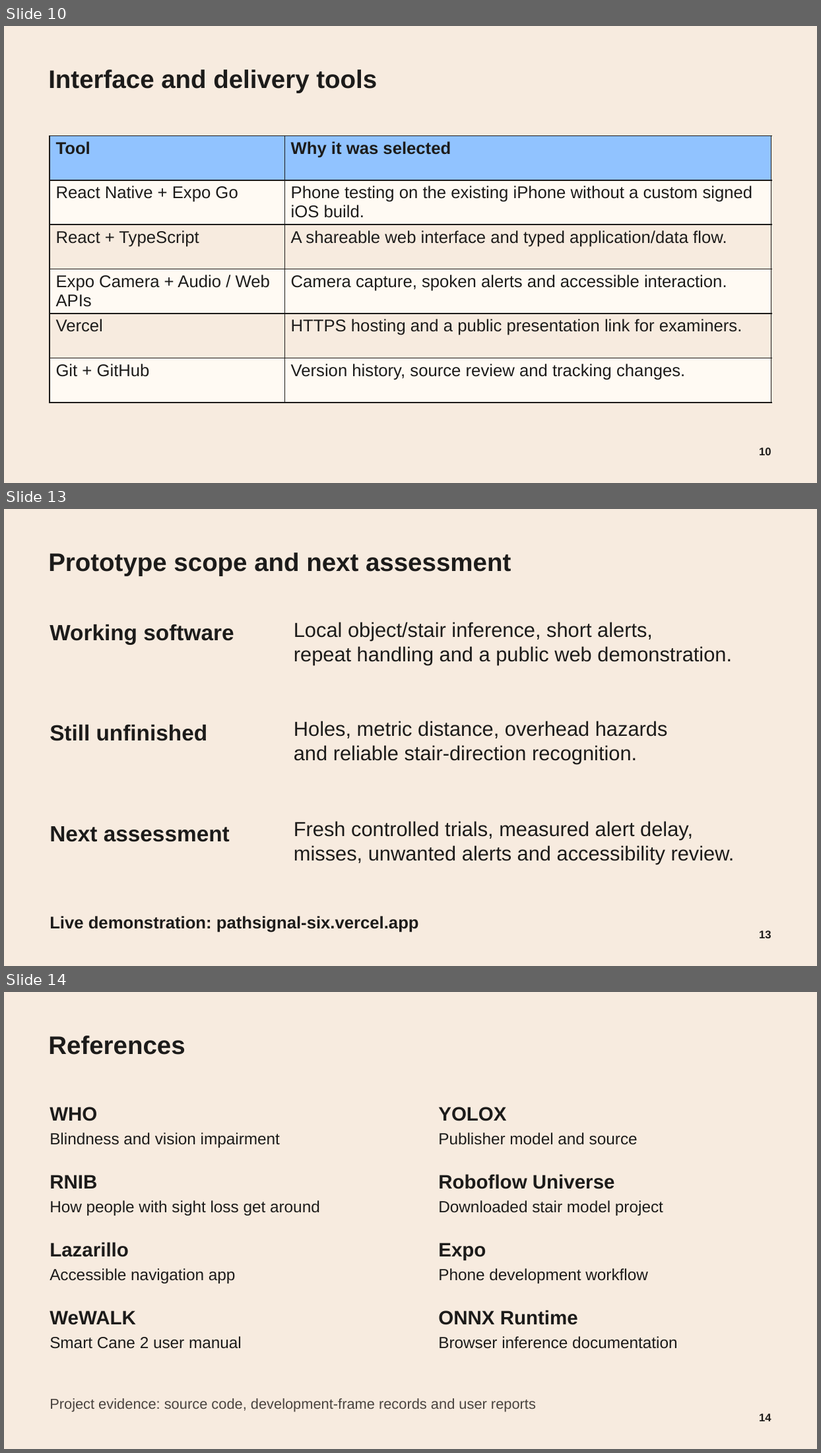
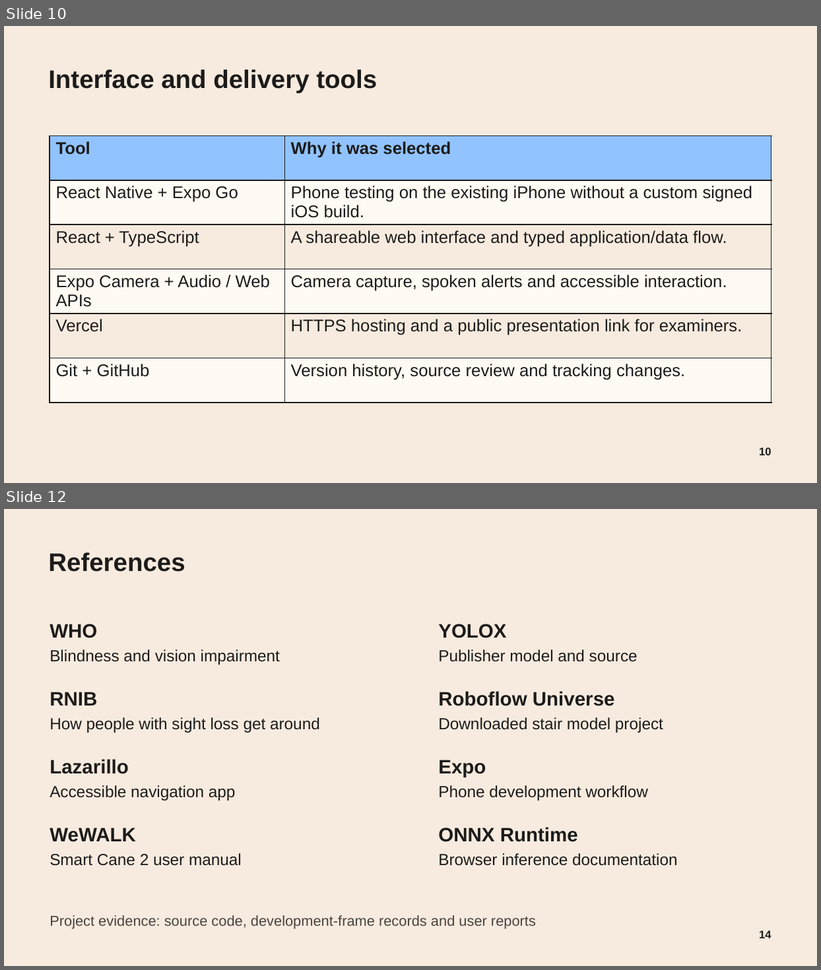
Before and after one commit to Omphile-coder/PathSignal, a slide deck: PathSignal — Final Year Project.pptx. Shown one above the other, each under a label of ours: slides 10, 13 and 14 before the commit, slides 10 and 12 after it; the slides between them are not shown. The pictures are 821x1453 and 821x970 pixels, drawn with LibreOffice and Linux fonts; fonts in the diff are those of the drawing; background and template pictures are left out. Boxes give left, top, right and bottom in pixels: in the first picture for what was removed or moved away, otherwise in the second. Text is boxed around its words. In the diff, an @@ line names an element or a change of style, - is before the commit and + after.

```diff
--- a/PathSignal — Final Year Project.pptx
+++ b/PathSignal — Final Year Project.pptx
@@ slide 13 removed at (4, 509, 817, 966), background picture (left out) @@
@@ text removed at (48, 553, 511, 576) @@
-Prototype scope and next assessment
@@ text removed at (50, 625, 234, 645) @@
-Working software
@@ text removed at (294, 622, 732, 665) @@
-Local object/stair inference, short alerts,
-repeat handling and a public web demonstration.
@@ text removed at (50, 725, 208, 741) @@
-Still unfinished
@@ text removed at (294, 721, 668, 764) @@
-Holes, metric distance, overhead hazards
-and reliable stair-direction recognition.
@@ text removed at (294, 821, 735, 865) @@
-Fresh controlled trials, measured alert delay,
-misses, unwanted alerts and accessibility review.
@@ text removed at (50, 826, 230, 842) @@
-Next assessment
@@ text removed at (50, 916, 419, 933) @@
-Live demonstration: pathsignal-six.vercel.app
@@ text removed at (759, 931, 772, 939) @@
-13
@@ what was slide 14 is now slide 12 @@
```
Also in this commit, not shown: 4 slides changed, 1 other slide removed.
